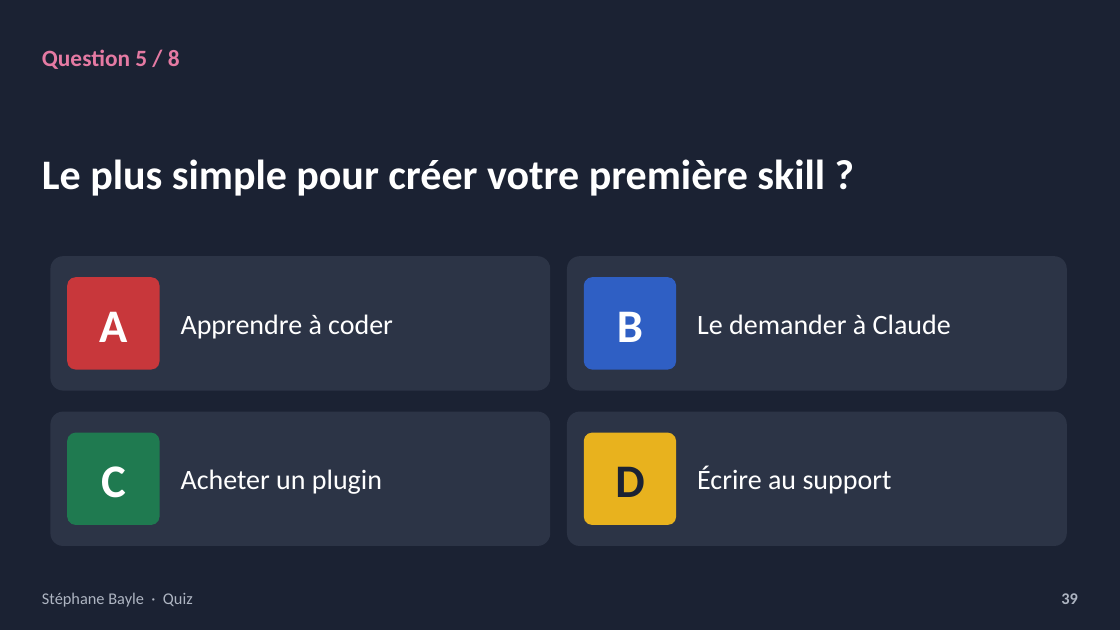
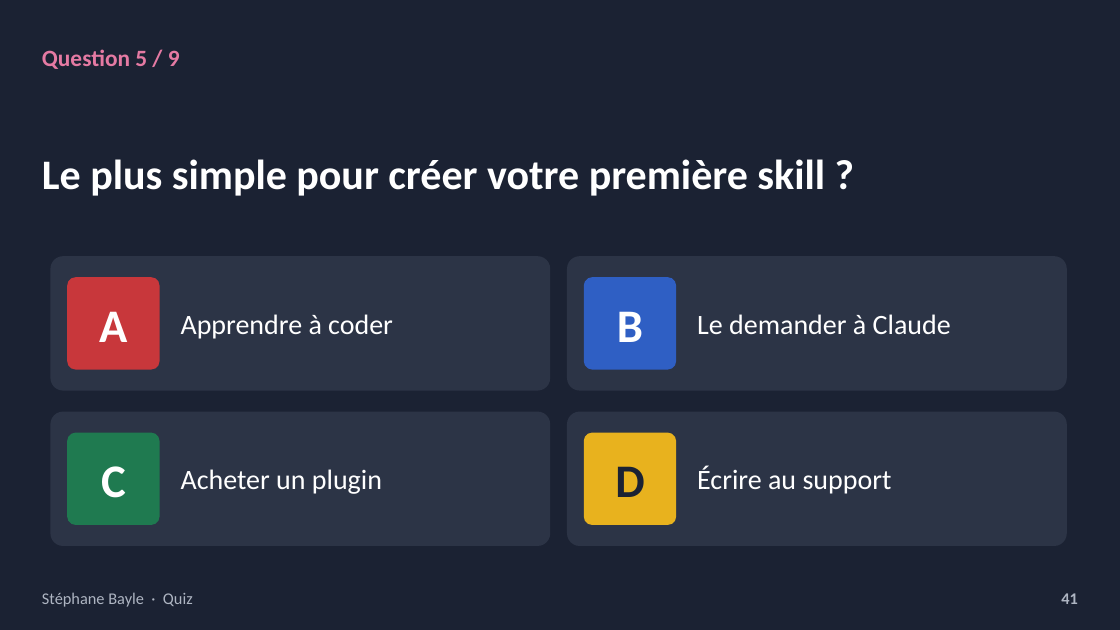
Before and after one commit to StephaneBayle/creer-une-skill-claude, a slide deck: slide 41 of skills-claude-presentation.pptx (slide 39 before the commit). Drawn at 1120x630 pixels with LibreOffice and Linux fonts; fonts in the diff are those of the drawing. Boxes give left, top, right and bottom in pixels: in the first picture for what was removed or moved away, otherwise in the second. Text is boxed around its words. In the diff, an @@ line names an element or a change of style, - is before the commit and + after.

```diff
--- a/skills-claude-presentation.pptx
+++ b/skills-claude-presentation.pptx
@@ text at <box>42,49,180,69</box>: text changed @@
-Question 5 / 8
+Question 5 / 9
@@ text at <box>1061,593,1078,604</box>: text changed @@
-39
+41
```
Also in this commit, not shown: 24 other slides changed, 4 slides added, 8 other files.
